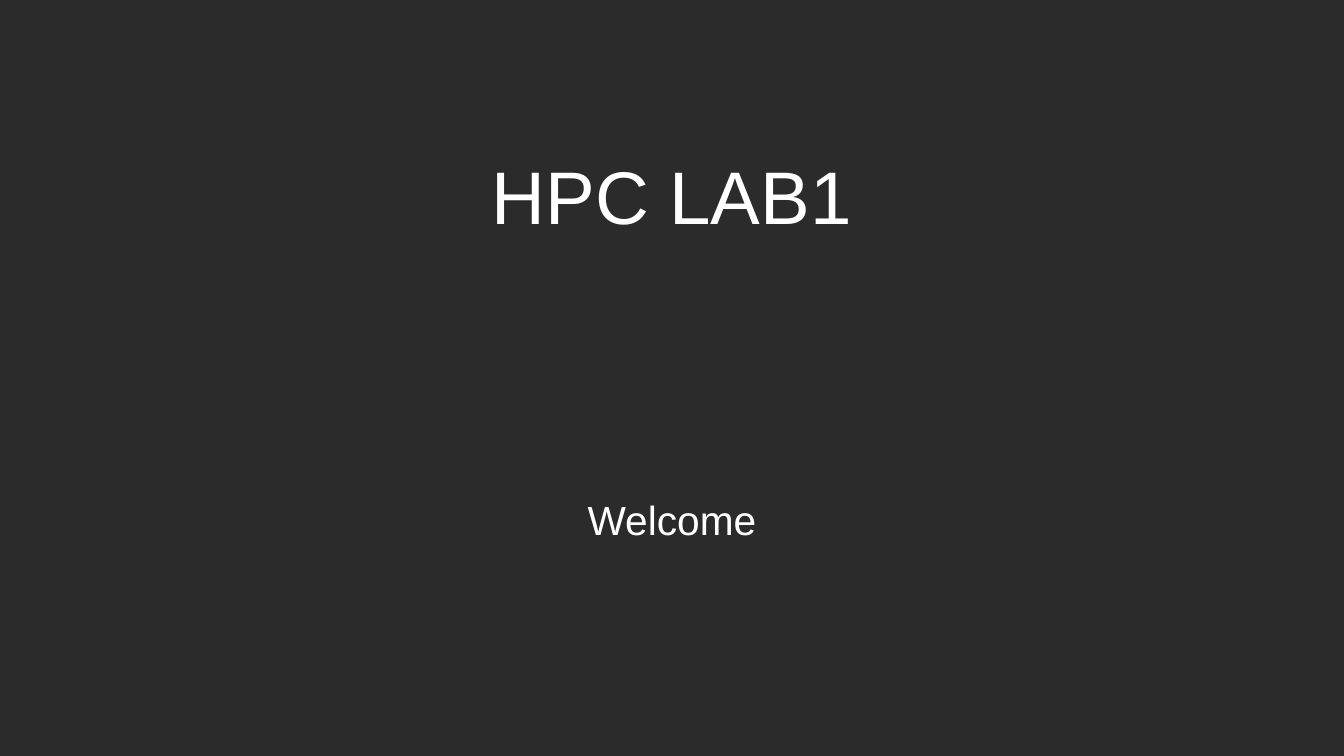
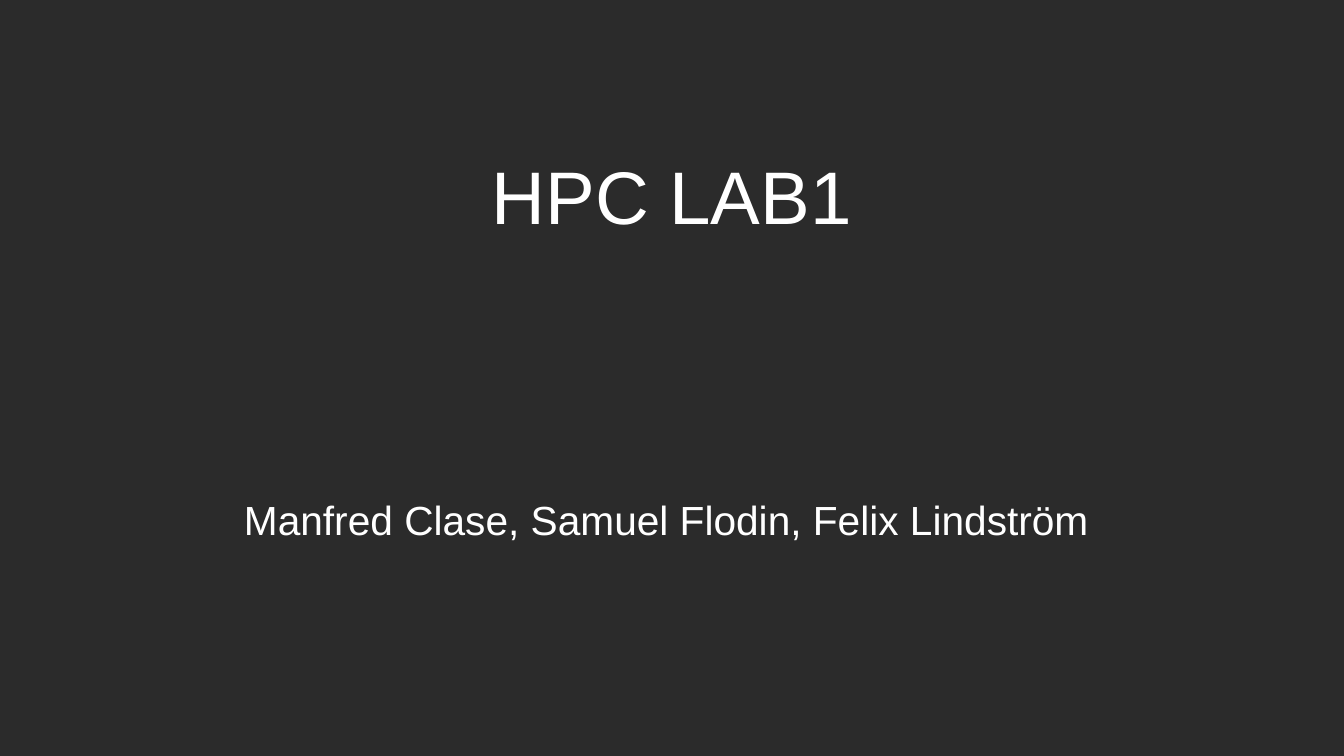
Before and after one commit to MC0117/HPC-labs, a slide deck: slide 1 of mypresentation.odp. Drawn at 1344x756 pixels with LibreOffice and Linux fonts; fonts in the diff are those of the drawing; background and template pictures are left out; a plain dark background stands for a picture behind light text. Boxes give left, top, right and bottom in pixels: in the first picture for what was removed or moved away, otherwise in the second. Text is boxed around its words. In the diff, an @@ line names an element or a change of style, - is before the commit and + after.

```diff
--- a/mypresentation.odp
+++ b/mypresentation.odp
@@ subtitle at bbox=[244, 505, 1088, 541]: text changed @@
-Welcome
+Manfred Clase, Samuel Flodin, Felix Lindström
```
Also in this commit, not shown: 2 other files.
